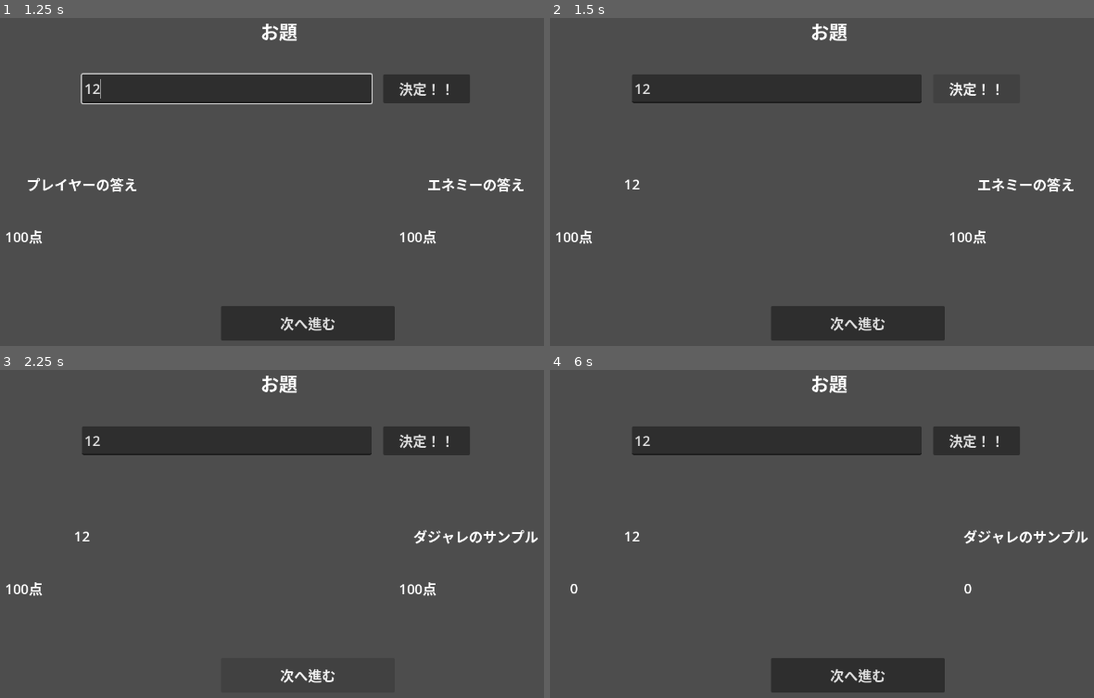
Above: before the commit, frames 1-4 (two rows, left to right).
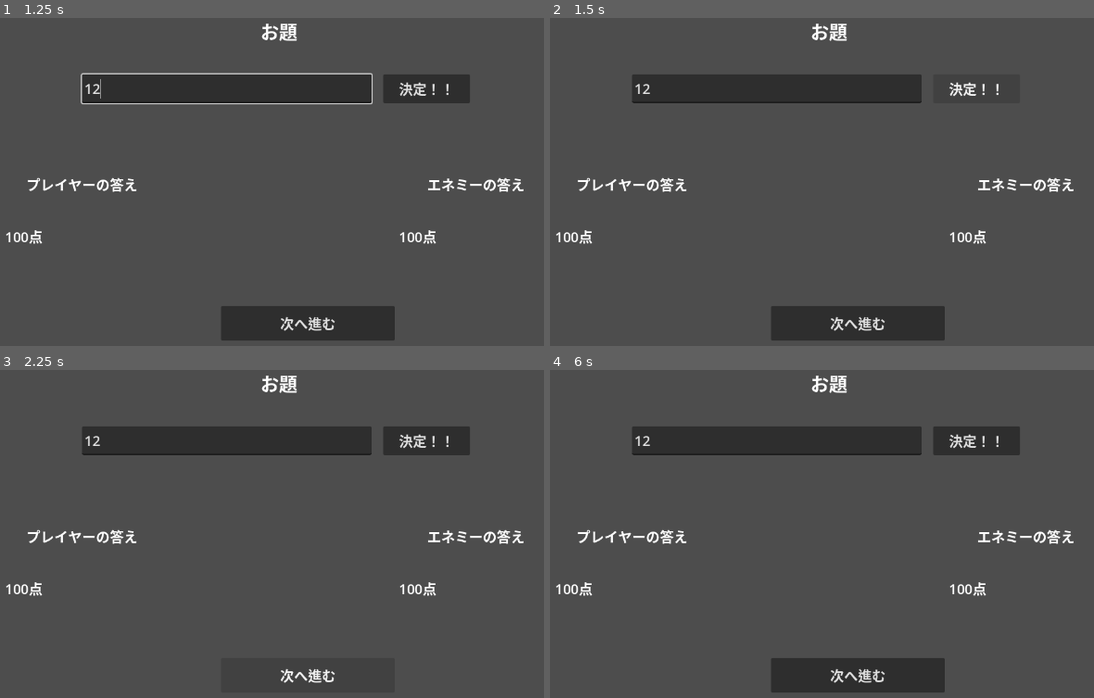
Above: after the commit, the same moments.

Repository: kozakaigameaddict-lab/oyaji-gag-battle-godot
Game: Godot game, scene res://scenes/battle/battle_scene.tscn
Two runs of this game, one before a commit and one after it. Both use one fixed random seed, a clock stepped at 60 frames per second and the inputs below.
Inputs (mouse positions are in pixels of both pictures, inside the frame that each line leads up to):
- Up to frame 1 (1.25 s): click (228, 90) at 0.52 s; type "12" at 0.6 s
- Up to frame 2 (1.5 s): click "決定！！" at 1.25 s
- Up to frame 3 (2.25 s): click "次へ進む" at 2 s
- Up to frame 4 (6 s): click "決定！！" at 2.75 s; click "次へ進む" at 3.5 s; click "決定！！" at 4.25 s; click "次へ進む" at 5 s; tap Enter at 5.75 s; move the mouse to (990, 527) at 5.77 s; hold Shift from 5.78 s (still down); click (990, 527) at 5.92 s

Frame 1 is identical in both runs. In frame 2, 0.3% of the frame differs, in the area x 5-26%, y 48-54%; in frame 3, 0.8%; in frame 4, 1.1%, in the area x 1-99%, y 48-69%.
Error before the commit: Invalid access to property or key 'pun_score' on a base object of type 'Dictionary'. (res://scenes/battle/battle_scene.gd:186)
Error after the commit: Parse Error: Could not find type "EnemyDajareData" in the current scope. (res://domain/services/enemy_dajare_repository.gd:5)

Commit message:
feat: 敵ダジャレCSVを実装しバトルに組み込む

Diff:
--- a/dajare-battle/autoloads/game_initializer.gd
+++ b/dajare-battle/autoloads/game_initializer.gd
@@ -19,3 +19,6 @@
 	add_child(http_node)
 	# AIジャッジサービス: 開発中はモックを使用。Phase 3でAPIサービスに切り替える。
 	ServiceLocator.register("judge_service", GeminiJudgeService.new(http_node))
+	var repo = EnemyDajareRepository.new()
+	add_child(repo)
+	ServiceLocator.register("enemy_dajare_repository", repo)
--- /dev/null
+++ b/dajare-battle/domain/data/enemy_dajare.csv
@@ -0,0 +1,101 @@
+topic,dajare,pun_score,cold_score,scene_score,addictive_score,speed_score,penalty
+"キュート","かなりヤバい客がカナリヤ売却",18,17,10,14,12,50
+"キュート","いつの間に、it's no money",17,15,8,13,4,50
+"キュート","隠し事を各誌ごとに書く仕事",19,14,7,15,19,50
+"キュート","ホラ吹く上司が…ほら、腹上死",16,18,12,11,7,50
+"キュート","マジかわいいけど、間近はいい",15,12,6,10,3,0
+"汚い","ギフト券貸したことで、義父と喧嘩した。",14,13,5,9,18,50
+"汚い","いいヅラ買ったこと、言いづらかった…",18,16,6,12,6,50
+"汚い","要精密検査でも陽性見つけんさ",17,14,7,10,11,50
+"汚い","メグ・ライアンに似てるの、目ぐらいやん。",16,15,6,12,9,50
+"汚い","よくできた内容ですが、欲で汚いようです。",15,14,5,11,2,0
+"都会","有名クラブで、You make love.",18,17,8,14,13,50
+"都会","こっから近いし、国家拉致開始",17,16,10,13,5,50
+"都会","秋刀魚三万匹をさんまさん万引き",19,16,9,15,17,50
+"都会","モノが勃ってるのを、物語ってる。",16,18,11,12,8,50
+"都会","「都会って汚ねえ。」とか言ってきたねぇ。",15,15,7,10,14,0
+"老人","佐賀市に有るか無いか？ 捜しに歩かないか？",18,14,6,13,1,50
+"老人","対人恐怖症のタイ人、今日負傷。",17,15,7,12,16,50
+"老人","「イワシ・タイ・ナマズ」って言わしたいな、まず。",18,14,8,14,10,50
+"老人","ですます口調で済ます区長。",16,13,5,11,20,50
+"老人","自慰三回し、爺さん怪死。",15,18,12,10,3,0
+"病院","ねっとり容赦なくてネット利用者泣く",17,14,6,12,15,50
+"病院","お正月行ったと和尚がツイッター",16,15,7,11,9,50
+"病院","神の啓示で髪の毛維持",17,13,5,12,6,50
+"病院","おバカそうな叔母仮装",14,12,4,9,19,50
+"病院","9秒95で急病救護。",15,13,6,10,4,0
+"男女関係","あなた毛布取らないで！お前ももう太らないで！！",16,15,8,11,7,50
+"男女関係","妖怪なら下で、よう飼い慣らしたで",17,16,10,13,5,50
+"男女関係","猛暑が無い都市に来ているのは、もう、しょうがない歳にきているから。",15,14,7,10,18,50
+"男女関係","アレクサ、異様にあれ臭いよう！",16,15,8,12,2,50
+"男女関係","密会情事したら3日以上痔",17,16,9,12,11,0
+"野球","新弟子埋葬したら死んでしまいそう",18,15,10,13,8,50
+"野球","産科医浴場で三回欲情",16,17,11,12,14,50
+"野球","猛火阪神打線でもう下半身出せん",17,16,12,13,1,0
+"野球","計5回 会った相手に 敬語かい？",15,13,5,10,16,50
+"野球","後輩異性と後背位せい",16,17,11,12,3,50
+"食べ物","教員主導で今日飲酒どう？",15,14,6,11,20,50
+"食べ物","ホワイトデー、手ぶらの俺に「Why, today？」",17,15,7,12,9,50
+"食べ物","医院で内科医が「いいんでないかい？」",16,14,6,11,13,50
+"食べ物","フロアが利用中だから風呂上がり要注意！",15,13,5,10,12,50
+"食べ物","食いにくい肉、胃に来る。",18,14,6,13,4,0
+"乗り物","お天気相談所で、汚点競う男女",16,13,7,11,17,50
+"乗り物","カナリヤ少ないけど、かなり安くない？",17,14,6,12,6,50
+"乗り物","性トーク解禁で生徒多く皆勤",16,16,8,12,10,50
+"乗り物","猛吹雪になる日は毛布、武器になる",18,15,10,14,15,50
+"乗り物","都バスで生死かけ、飛ばすで精子",17,17,11,13,7,0
+"政治","イタリア縦断していたリア充男子",16,14,7,11,5,50
+"政治","地上階を痴女迂回",16,17,10,12,14,50
+"政治","誘導尋問にもYOU動じんもん",17,15,8,13,6,50
+"政治","入退院を繰り返すニュー隊員、送り返す",18,14,7,14,9,50
+"政治","前々期に政変？全然気にせえへん",15,13,6,10,18,0
+"趣味","余命診断で4名死んだん？",16,16,9,11,3,50
+"趣味","地元区長は痔も特徴",17,15,7,12,5,50
+"趣味","死んじゃいそうな信者、移送。",16,17,10,12,11,50
+"趣味","お優しそうですが、親刺しそうです",15,16,9,10,7,50
+"趣味","この香酢で鳥肉炒めオクラ入りは、この構図で撮りにくいためお蔵入り",19,14,10,15,12,0
+"行事","各市長魅了する隠し調味料。",16,14,7,11,4,50
+"行事","星野リゾートから、干し海苔贈答",17,15,8,12,16,50
+"行事","傷んだ廊下にいたんだろうか？",18,16,9,14,2,50
+"行事","私はスレた中年だから、渡し忘れたっちゅうねん！",16,15,8,11,13,50
+"行事","クリスマスにパクリすます",15,14,6,10,19,0
+"学校","線状降水帯の洗浄コース痛い",17,15,8,12,8,50
+"学校","毛布屋さんはもう増やさん",16,14,7,11,6,50
+"学校","改訂内容がどこにも書いていないようだ。",15,13,5,10,17,50
+"学校","息してるのに遺棄してる！？",17,15,8,12,1,50
+"学校","今日、陰毛剃って教員妄想って・・・",14,17,10,9,15,0
+"喜怒哀楽","9日以上かかる、ここの解錠",15,13,6,10,20,50
+"喜怒哀楽","各自、都合書くだけで確実合格",16,14,7,11,3,50
+"喜怒哀楽","四半世紀経ったら師範、性器勃った",17,17,10,13,5,50
+"喜怒哀楽","胸囲伸ばすと脅威のバスト",18,16,9,14,9,50
+"喜怒哀楽","「今日、原価割れ」って狂言かワレ！",15,14,6,10,7,0
+"スポーツ","新ジャワカレー信者は加齢",16,13,5,11,12,50
+"スポーツ","見せブラ着け、店ぶらつけ！",17,15,8,12,4,50
+"スポーツ","急性胃炎の佳奈は旧姓言えんのかな？",16,14,7,11,18,50
+"スポーツ","自動ソフト同使用で、児童、祖父とどうしよう。",15,16,9,10,6,50
+"スポーツ","先週水曜から選手薄いよー",16,14,7,11,10,0
+"家族","「別れても好きな人」、声はかれても数奇なヒット",17,15,8,12,3,50
+"家族","豊満な乳捜しに放漫な父、佐賀市に",16,17,10,12,14,50
+"家族","中央区内科でチュウ多くないか？",15,14,7,10,8,50
+"家族","「11時、困る…」と獣医縮こまる",16,15,8,11,5,50
+"家族","松田家の成功を、待つだけの聖子。",15,13,6,10,16,0
+"仕事","埴輪類は、歯に悪いわ。",17,15,8,12,2,50
+"仕事","大物投資家を追う者、凍死か？",16,14,7,11,11,50
+"仕事","汚い手を使って、来た内定。",15,13,6,10,17,50
+"仕事","裕木奈江他界で言う気萎えたかい？",16,15,8,12,9,50
+"仕事","懇談会で会うと思いきや、来ん段階でアウト",15,14,6,10,4,0
+"身体","タイ夫婦アンデスで「台風不安です…」",17,15,8,12,13,50
+"身体","毛布持参で挑もう富士山",16,14,7,11,6,50
+"身体","性教育会が盛況、行くかい？",15,16,9,11,18,50
+"身体","小枝師匠の、声出しshow",16,14,7,11,3,50
+"身体","大腿部を抱いたイブ。",17,15,8,12,5,0
+"ファッション","「優勝したい」と、言う焼死体",16,17,10,12,9,50
+"ファッション","為替操作の批判は、かわせそうさ。",17,14,7,12,7,50
+"ファッション","お天気コーナーの汚点、聞こうなぁ",15,13,6,10,12,50
+"ファッション","中華そば屋があるなんてなんちゅう火葬場や",16,14,7,11,4,50
+"ファッション","服を過大評価する福岡代表か？",17,15,8,12,16,0
+"ドラゴンボール","「今日、精子採る」と強制しとる",14,17,10,9,2,50
+"ドラゴンボール","検疫体制は県へ期待せい！",16,14,7,11,14,50
+"ドラゴンボール","口臭え奴は駆逐せえ",17,15,8,12,6,50
+"ドラゴンボール","長崎に鳴る鐘、長さ気になるかね？",18,16,9,14,10,50
+"ドラゴンボール","時たま悟空溶き卵食う",16,14,7,11,19,0
--- /dev/null
+++ b/dajare-battle/domain/services/enemy_dajare_repository.gd
@@ -0,0 +1,42 @@
+extends Node
+class_name EnemyDajareRepository
+
+var _enemy_dajare_data_path: String = "res://domain/data/enemy_dajare.csv"
+var _enemy_dajare_list: Array[EnemyDajareData] = []
+
+func _ready() -> void:
+	var file = FileAccess.open(_enemy_dajare_data_path, FileAccess.READ)
+	if file == null:
+		DebugLogger.error("CSVファイルを開けません", DebugCategories.Category.NONE)
+		return
+	file.get_csv_line()
+
+	while not file.eof_reached():
+		var row = file.get_csv_line()
+		if row.size() < 8:
+			continue
+		var data = EnemyDajareData.new()
+		data.topic = row[0]
+		data.dajare = row[1]
+		data.pun_score = int(row[2])
+		data.cold_score = int(row[3])
+		data.scene_score = int(row[4])
+		data.addictive_score = int(row[5])
+		data.speed_score = int(row[6])
+		data.penalty = int(row[7])
+		_enemy_dajare_list.append(data)
+
+func get_random_by_topic(topic: String) -> EnemyDajareData:
+	var filtered: Array = _enemy_dajare_list.filter(
+		func(d): return d.topic == topic
+	)
+	if filtered.is_empty():
+		return null
+	return filtered.pick_random()
+
+func get_all_topics() -> Array[String]:
+	var topics: Array[String] = []
+	for data in _enemy_dajare_list:
+		if not topics.has(data.topic):
+			topics.append(data.topic)
+	return topics
--- a/dajare-battle/scenes/battle/battle_scene.gd
+++ b/dajare-battle/scenes/battle/battle_scene.gd
@@ -38,12 +38,14 @@
 var _player_win_count: int = 0
 var _enemy_win_count: int = 0
 var _player_dajare: String = ""
+var _enemy_dajare_data: EnemyDajareData = null
 var _enemy_dajare: String = ""
 var _player_score: int = 0
 var _enemy_score: int = 0
 var _winner: String = ""
-var _topic: String = "テスト"
-
+var _topic: String = ""
+var _topics: Array[String] =[]
+var _enemy_dajare_repo: EnemyDajareRepository = null
 
 # --- ライフサイクル ---
 
@@ -54,6 +56,9 @@
 	_current_round = 0
 	_player_win_count = 0
 	_enemy_win_count = 0
+	_enemy_dajare_repo = ServiceLocator.get_service("enemy_dajare_repository")
+	if _enemy_dajare_repo != null:
+		_topics = _enemy_dajare_repo.get_all_topics()
 	_change_state(BattleState.TALK)
 
 
@@ -67,7 +72,8 @@
 	_enemy_dajare = ""
 	_player_score = 0
 	_enemy_score = 0
-
+	if not _topics.is_empty():
+		_topic = _topics.pick_random()
 
 # --- プライベートメソッド ---
 
@@ -113,7 +119,17 @@
 ## ENEMY_PRESENTATIONステートの開始処理。
 func _enter_enemy_presentation() -> void:
 	DebugLogger.debug("ENEMY_PRESENTATIONへ入場した", DebugCategories.Category.BATTLE_PRESENTATION)
-	_enemy_dajare = "ダジャレのサンプル"
+
+	if _enemy_dajare_repo == null:
+		DebugLogger.error("enemy_dajare_repositoryが登録されていません", DebugCategories.Category.BATTLE_PRESENTATION)
+		return
+	_enemy_dajare_data = _enemy_dajare_repo.get_random_by_topic(_topic)
+	if _enemy_dajare_data == null:
+		_enemy_dajare = "ダジャレのサンプル"
+		_enemy_score = 0
+	else:
+		_enemy_dajare = _enemy_dajare_data.dajare
+		_enemy_score = _enemy_dajare_data.total_score()
 	_enemy_dajare_label.text = _enemy_dajare
 
 
@@ -127,7 +143,6 @@
 	var result: Dictionary = await judge_service.judge(_topic, _player_dajare)
 	_player_score = int(_calculate_player_score(result))
 	_player_score_label.text = str(_player_score)
-	_enemy_score = int(0)
 	_enemy_score_label.text = str(_enemy_score)
 	DebugLogger.debug("結果: %s" % str(result), DebugCategories.Category.BATTLE_JUDGE)
 
Not shown, added: dajare-battle/domain/data/enemy_dajare.csv.import
Not shown, added: dajare-battle/domain/services/enemy_dajare_repository.gd.uid
